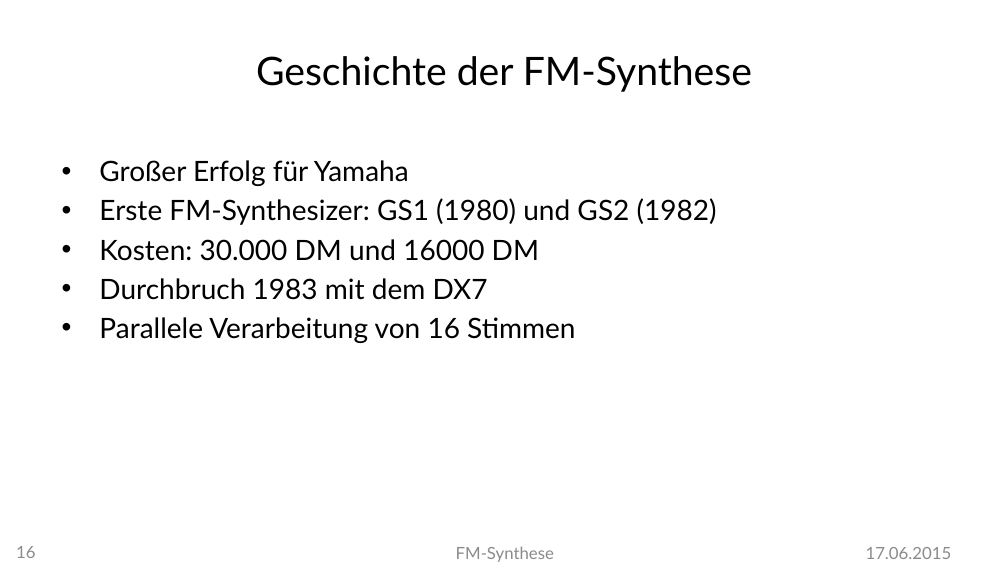
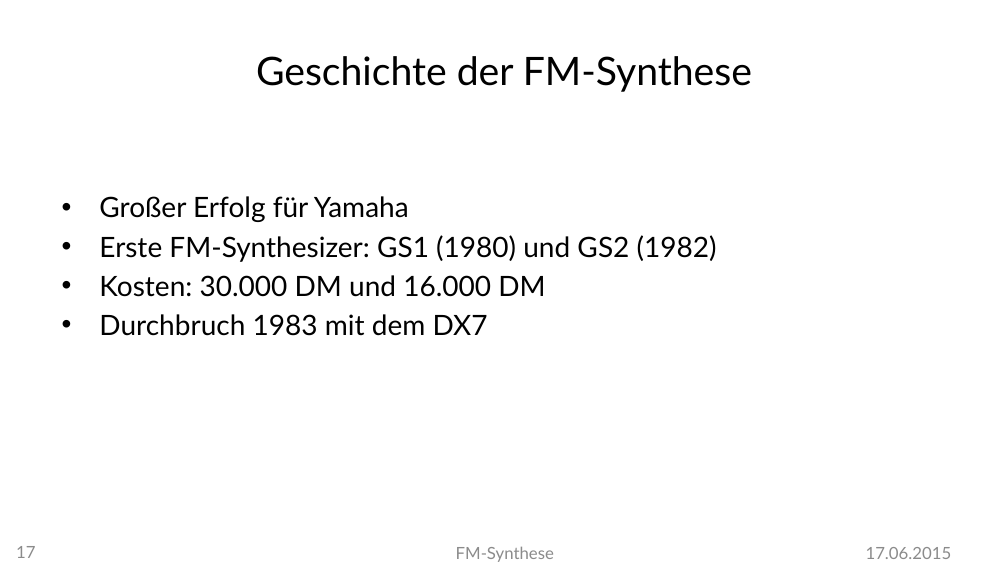
Before and after one commit to MBulli/VSeminar, a slide deck: slide 17 of Praesentation/FMSynthese-Julius.pptx (slide 16 before the commit). Drawn at 1008x567 pixels with LibreOffice and Linux fonts; fonts in the diff are those of the drawing; background and template pictures are left out. Boxes give left, top, right and bottom in pixels: in the first picture for what was removed or moved away, otherwise in the second. Text is boxed around its words. In the diff, an @@ line names an element or a change of style, - is before the commit and + after.

Commit message:
Even more presentation stuff, and dx7 text

```diff
--- a/Praesentation/FMSynthese-Julius.pptx
+++ b/Praesentation/FMSynthese-Julius.pptx
@@ text "Großer Erfolg für Yamaha": place and size @@
-text "Großer Erfolg für Yamaha" at [99,160,717,343]
+text "Großer Erfolg für Yamaha" at [99,196,717,336]
@@ text at [99,275,545,297]: text changed @@
-• Kosten: 30.000 DM und 16000 DM
+• Kosten: 30.000 DM und 16.000 DM
@@ text at [99,317,575,343]: paragraph removed @@
-• Parallele Verarbeitung von 16 Stimmen
@@ page number at [16,546,35,558]: text changed @@
-16
+17
```
Also in this commit, not shown: 17 other slides changed, 5 slides added, 5 other files.
